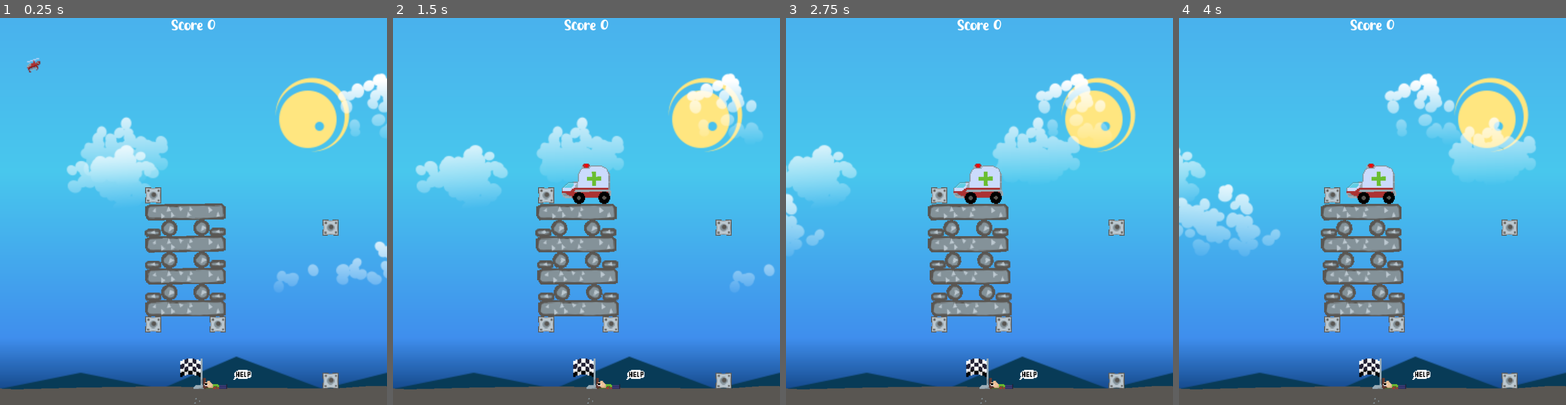
Above: before the commit, frames 1-4 (left to right).
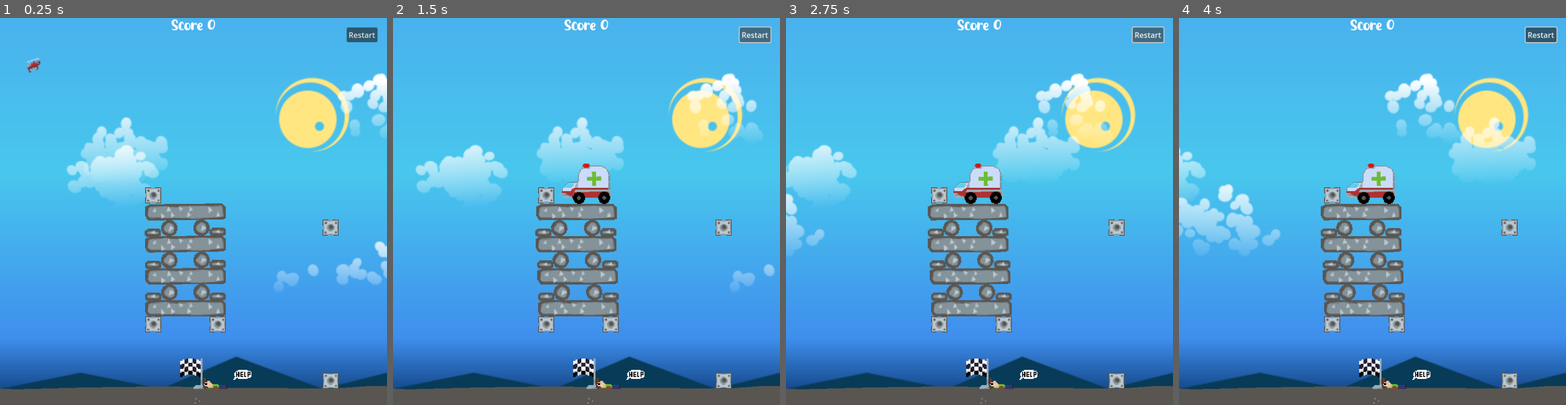
Above: after the commit, the same moments.

Repository: BeanPoleGamesDev/DynamiteParamedics
Game: Godot game, scene res://app/scenes/LevelOne.tscn
Two runs of this game, one before a commit and one after it. Both use one fixed random seed, a clock stepped at 60 frames per second and the inputs below.
Inputs (mouse positions are in pixels of both pictures, inside the frame that each line leads up to):
- Up to frame 1 (0.25 s): no input
- Up to frame 2 (1.5 s): click (756, 33) at 0.5 s, where only the run after the commit has a clickable "Restart"; click (756, 33) at 1.25 s, where only the run after the commit has a clickable "Restart"
- Up to frame 3 (2.75 s): click (1149, 33) at 2 s, where only the run after the commit has a clickable "Restart"
- Up to frame 4 (4 s): move the mouse to (1457, 192) at 2.77 s; click (1457, 192) at 2.85 s; move the mouse to (1295, 230) at 3.52 s; click (1295, 230) at 3.6 s

The runs differ from the first frame. In frame 1, 0.3% of the frame differs, in the area x 89-98%, y 2-7%; in frame 2, 0.4%; in frame 3, 0.4%; in frame 4, 0.4%.

Commit message:
adding reset btn

Diff:
--- /dev/null
+++ b/app/objects/GuiLayer.tscn
@@ -0,0 +1,25 @@
+[gd_scene load_steps=2 format=3 uid="uid://dol605qulc5gl"]
+
+[ext_resource type="Script" path="res://app/objects/restart_btn.gd" id="1_gfufi"]
+
+[node name="CanvasLayer" type="CanvasLayer"]
+
+[node name="MarginContainer" type="MarginContainer" parent="."]
+anchors_preset = 15
+anchor_right = 1.0
+anchor_bottom = 1.0
+grow_horizontal = 2
+grow_vertical = 2
+theme_override_constants/margin_left = 20
+theme_override_constants/margin_top = 20
+theme_override_constants/margin_right = 20
+theme_override_constants/margin_bottom = 20
+
+[node name="RestartBtn" type="Button" parent="MarginContainer"]
+layout_mode = 2
+size_flags_horizontal = 8
+size_flags_vertical = 0
+text = "Restart"
+script = ExtResource("1_gfufi")
+
+[connection signal="pressed" from="MarginContainer/RestartBtn" to="MarginContainer/RestartBtn" method="_on_pressed"]
--- /dev/null
+++ b/app/objects/restart_btn.gd
@@ -0,0 +1,7 @@
+extends Button
+
+
+
+
+func _on_pressed() -> void:
+	pass
--- a/app/scenes/LevelBase.tscn
+++ b/app/scenes/LevelBase.tscn
@@ -2,13 +2,18 @@
 
 [ext_resource type="PackedScene" uid="uid://pr1xavi16le1" path="res://app/objects/Ground.tscn" id="1_84h51"]
 [ext_resource type="PackedScene" uid="uid://bqapfsud5m86i" path="res://app/objects/background.tscn" id="1_l70hs"]
+[ext_resource type="PackedScene" uid="uid://dol605qulc5gl" path="res://app/objects/GuiLayer.tscn" id="2_0u60y"]
 [ext_resource type="PackedScene" uid="uid://cu4nn3n8c55l8" path="res://app/objects/Mouse Click.tscn" id="3_14x4k"]
 [ext_resource type="PackedScene" uid="uid://bm4vsc8bp5iop" path="res://app/objects/score.tscn" id="4_akoc1"]
 [ext_resource type="PackedScene" uid="uid://s6d4wj1phk88" path="res://app/objects/death_boundry.tscn" id="5_hsmab"]
 
+[ext_resource type="PackedScene" path="res://app/objects/Mouse Click.tscn" id="3_14x4k"]
+
 [node name="LevelBase" type="Node2D"]
 
 [node name="Background" parent="." instance=ExtResource("1_l70hs")]
+
+[node name="CanvasLayer" parent="." instance=ExtResource("2_0u60y")]
 
 [node name="Ground" parent="." instance=ExtResource("1_84h51")]
 position = Vector2(395, 786)
